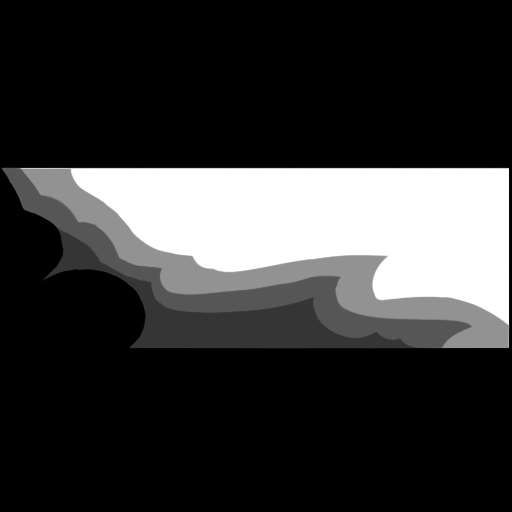
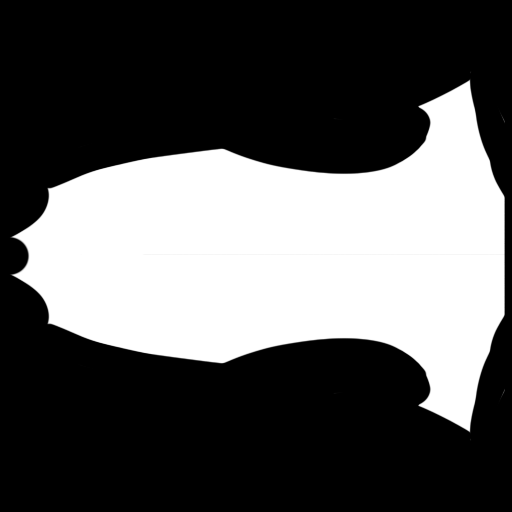
Layers edited between the first and the second 512x512 image:
renamed "레이어 4" to "레이어 6", painted on it over [9, 71, 506, 441]
removed layer "레이어 3" over [1, 167, 473, 350]
removed layer "레이어 2" over [2, 167, 510, 349]
removed layer "레이어 1" over [1, 167, 510, 349]
